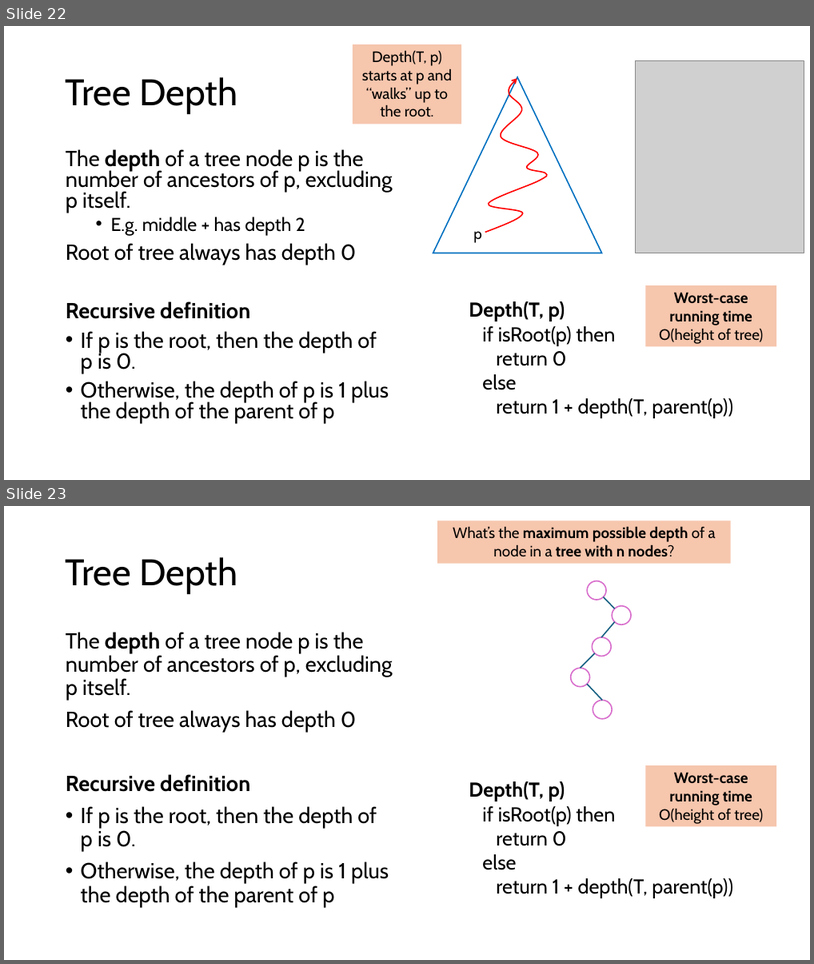
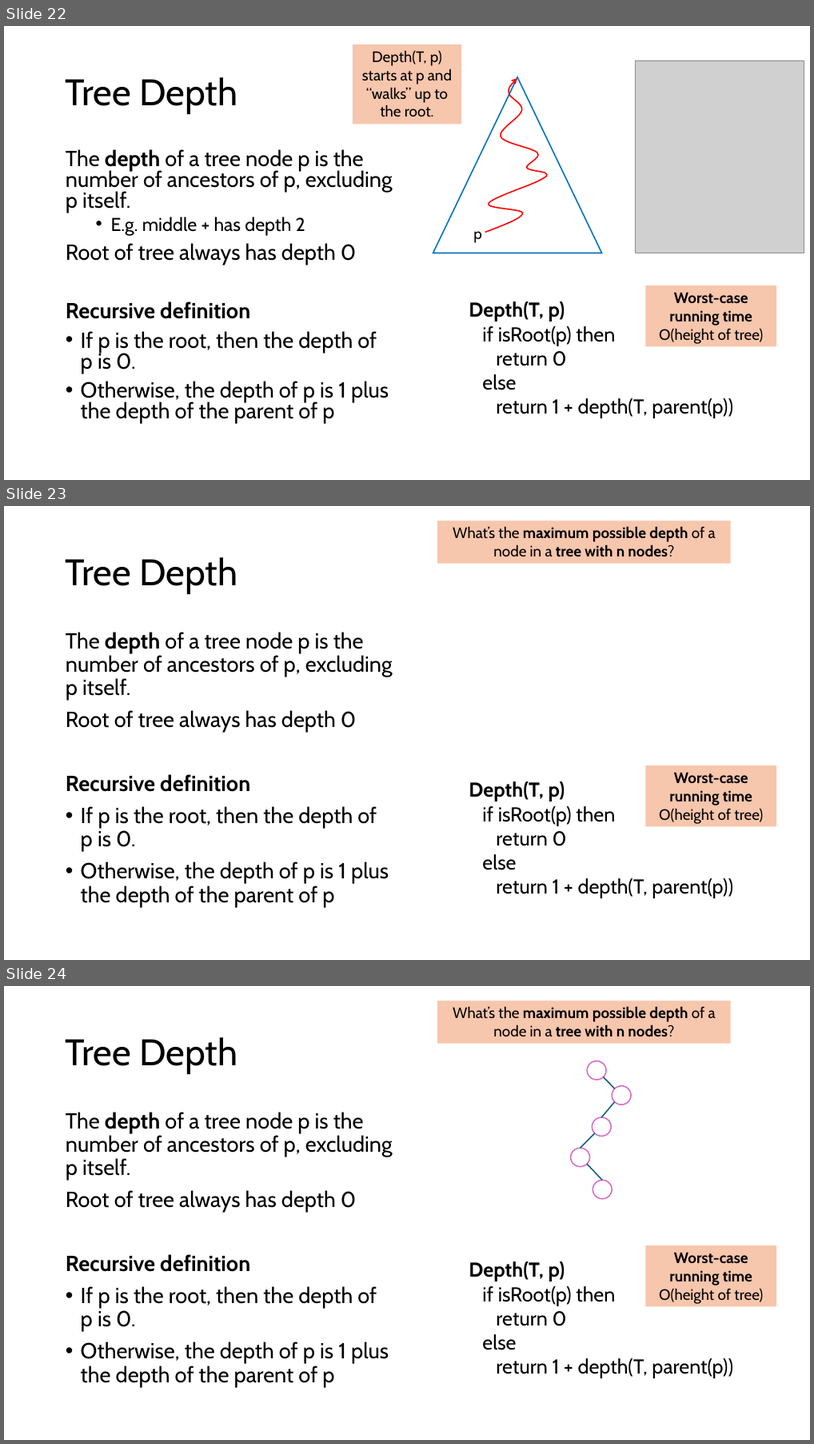
Before and after one commit to sotasota-sfu/cmpt225Summer2026, a slide deck: lectures/lecture12_13_14/lecture_trees.pptx. Shown one above the other, each under a label of ours: slides 22 and 23 before the commit, slides 22, 23 and 24 after it. The pictures are 814x964 and 814x1444 pixels, drawn with LibreOffice and Linux fonts; fonts in the diff are those of the drawing; grey boxes stand for pictures. Boxes give left, top, right and bottom in pixels: in the first picture for what was removed or moved away, otherwise in the second. Text is boxed around its words. In the diff, an @@ line names an element or a change of style, - is before the commit and + after.

```diff
--- a/lectures/lecture12_13_14/lecture_trees.pptx
+++ b/lectures/lecture12_13_14/lecture_trees.pptx
@@ slide 23 added at (4, 506, 810, 960), background #FFFFFF @@
@@ rectangle added at (438, 520, 731, 564), fill #F6C6AD, 18 pt, text #000000, bold @@
+What’s the maximum possible depth of a node in a tree with n nodes?
@@ title added at (66, 557, 238, 594), 44 pt, text #000000 @@
+Tree Depth
@@ text added at (66, 632, 393, 907), 25.9 pt, text #000000 @@
+The depth of a tree node p is the number of ancestors of p, excluding p itself.
+Root of tree always has depth 0
+Recursive definition
+• If p is the root, then the depth of p is 0.
+• Otherwise, the depth of p is 1 plus the depth of the parent of p
@@ rectangle added at (646, 765, 777, 827), fill #F6C6AD, 18 pt, text #000000, bold @@
+Worst-case running time
+O(height of tree)
@@ text added at (469, 781, 734, 898), 24 pt, text #000000 @@
+Depth(T, p)
+if isRoot(p) then
+return 0
+else
+return 1 + depth(T, parent(p))
@@ what was slide 23 is now slide 24 @@
```
Also in this commit, not shown: 6 slides changed, 2 other slides added, 1 other file.
